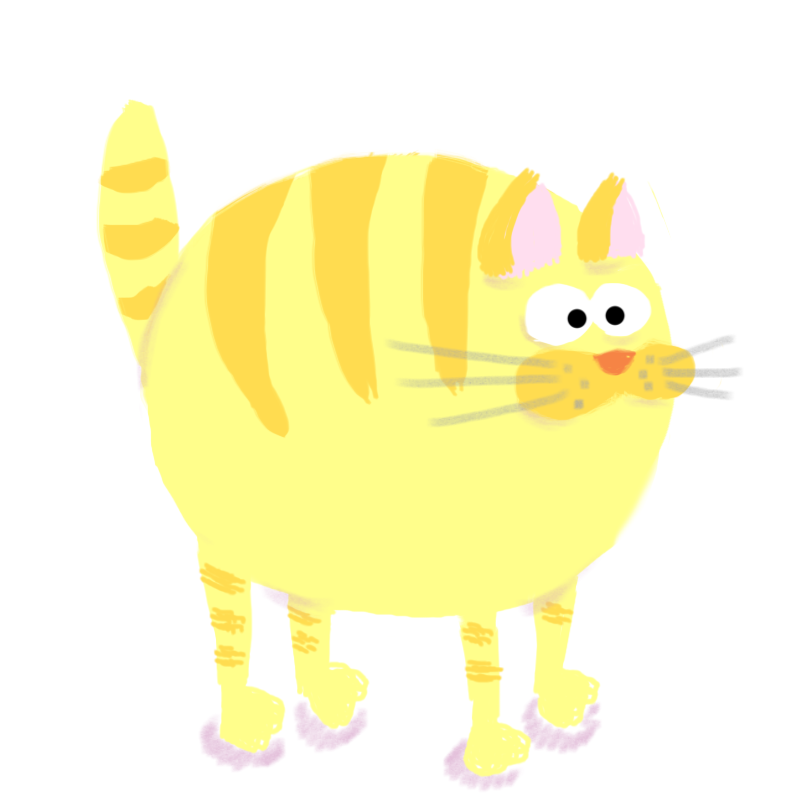
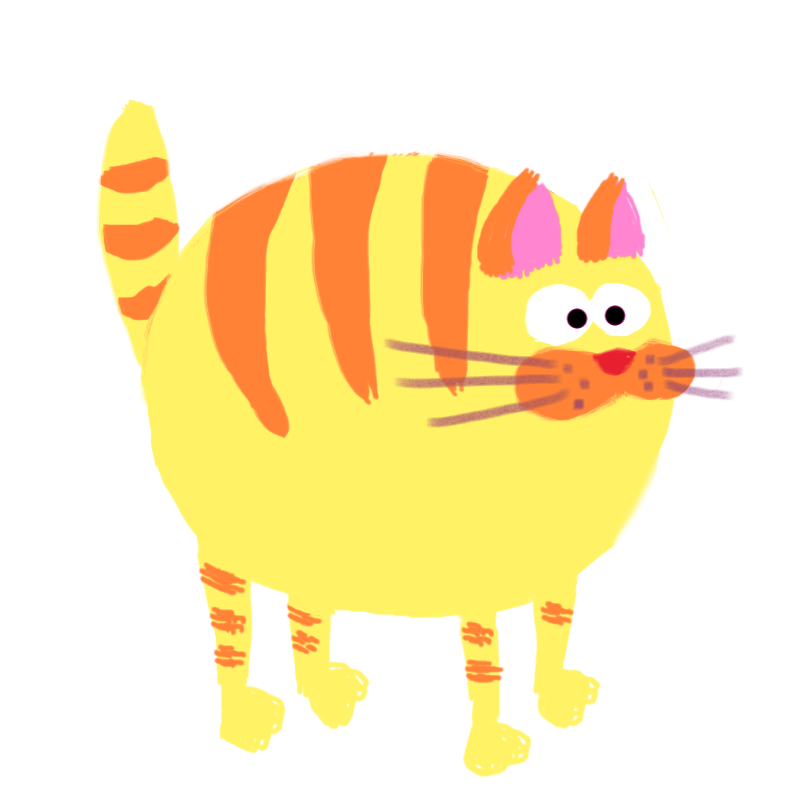
Before/after of a 800×800 layered artwork. What changed in the layer stack:
hid "Shadows" over (136, 244, 673, 624)
hid "Shadow", moved it into group "Fat Cat Parts" over (198, 695, 602, 792)
